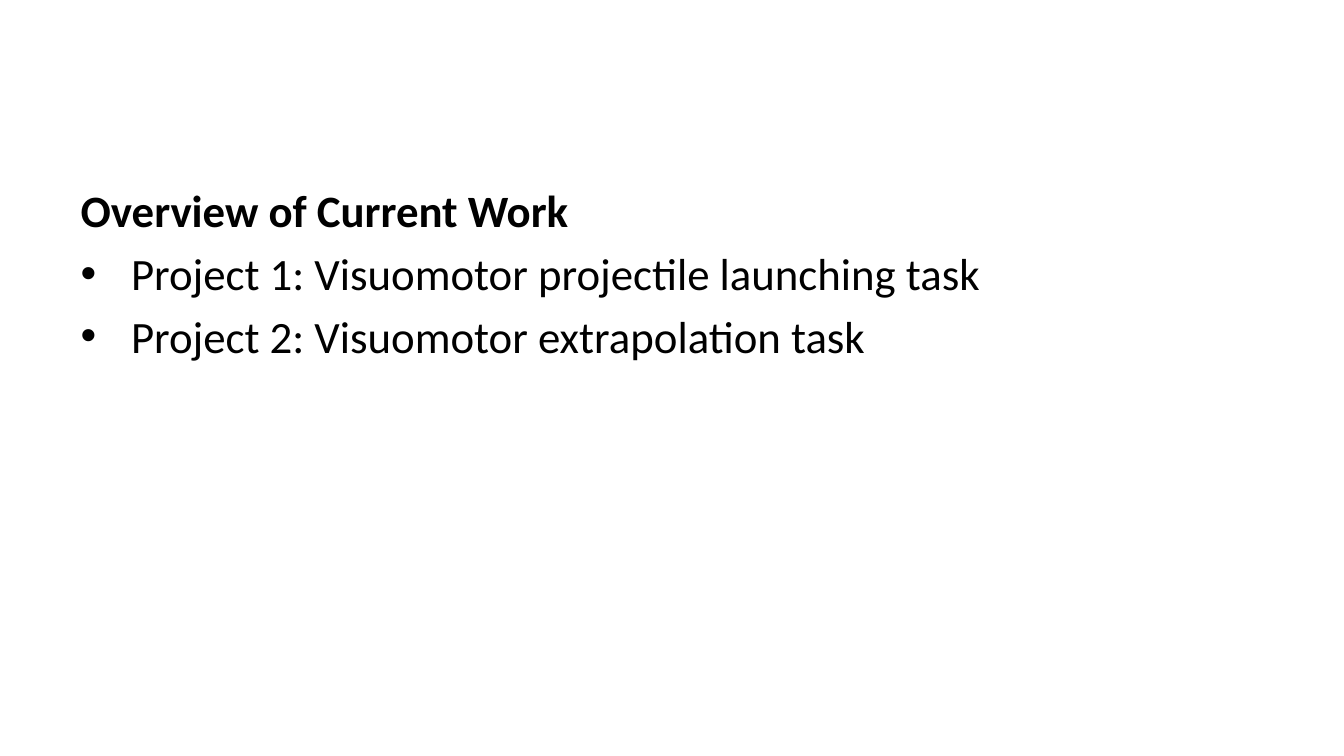
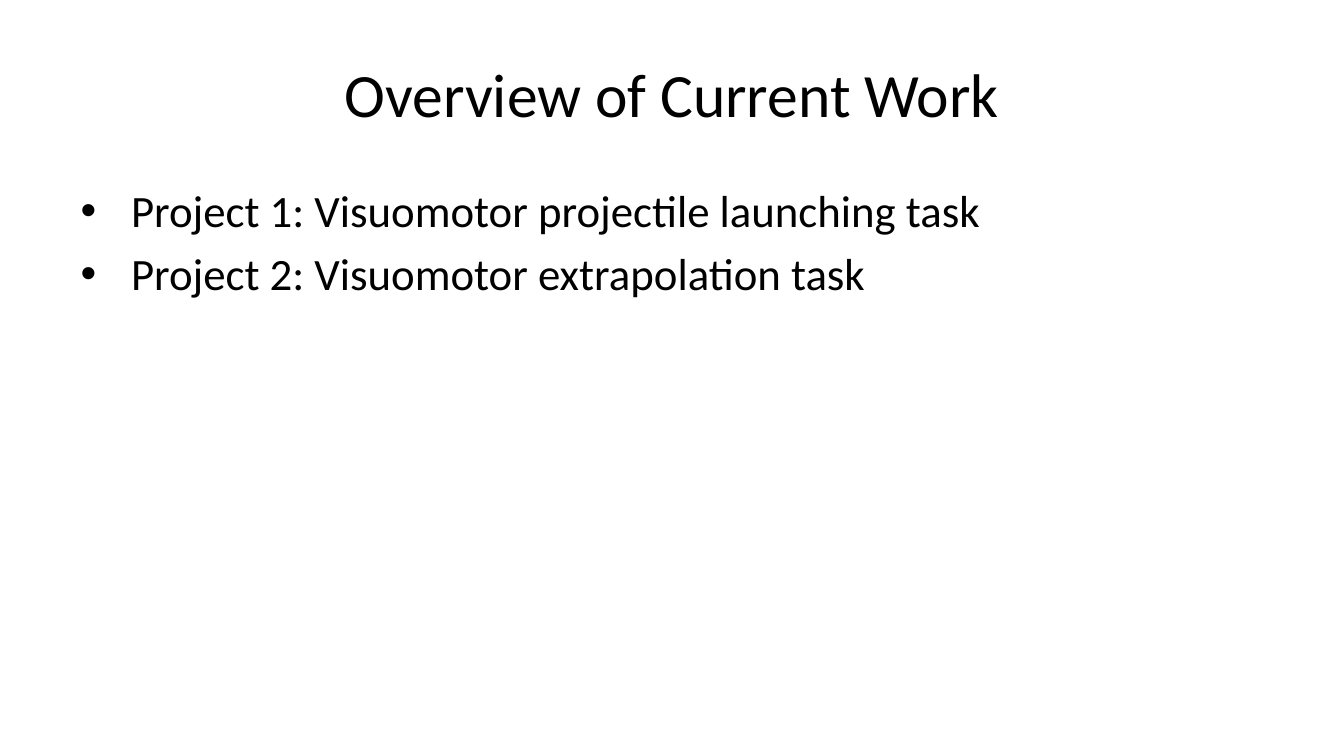
Before and after one commit to tegorman13/Dissertation, a slide deck: slide 5 of docs/Presentation/slides.pptx. Drawn at 1344x756 pixels with LibreOffice and Linux fonts; fonts in the diff are those of the drawing. Boxes give left, top, right and bottom in pixels: in the first picture for what was removed or moved away, otherwise in the second. Text is boxed around its words. In the diff, an @@ line names an element or a change of style, - is before the commit and + after.

```diff
--- a/docs/Presentation/slides.pptx
+++ b/docs/Presentation/slides.pptx
@@ title added at (345,74,999,118), 33 pt, text #000000 @@
+Overview of Current Work
@@ text at (81,195,568,228): paragraph removed @@
-Overview of Current Work
```
Also in this commit, not shown: 13 other slides changed, 1 slide added, 1 slide removed, 7 other files.
